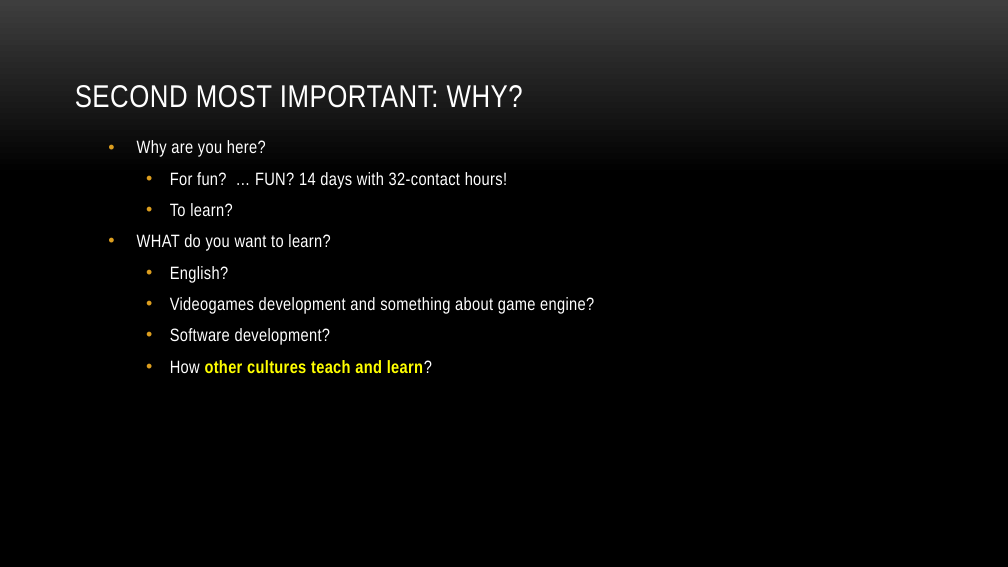
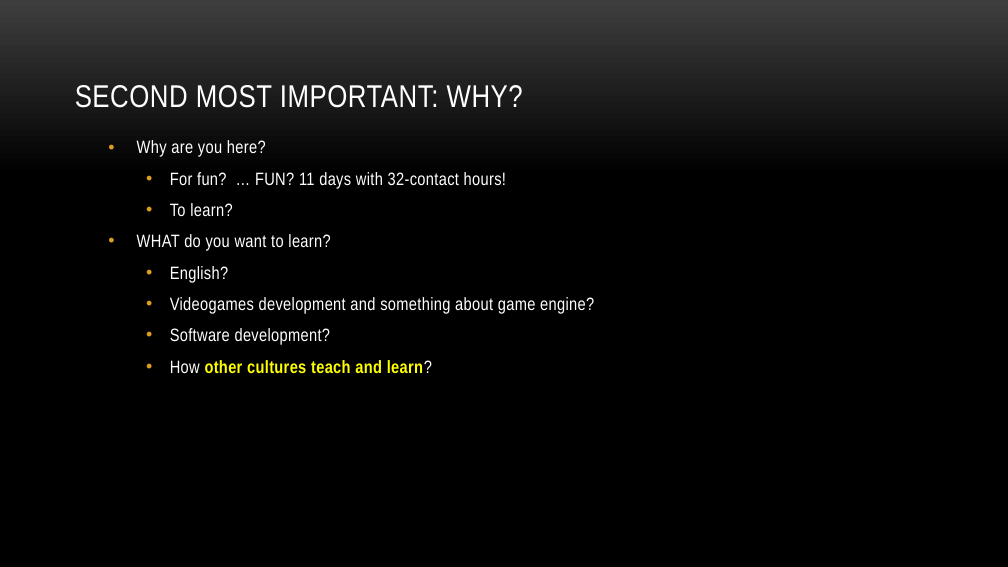
Before and after one commit to myuwbclasses/IntroGameDev-XJTU, a slide deck: slide 3 of PPT/Intro.pptx. Drawn at 1008x567 pixels with LibreOffice and Linux fonts; fonts in the diff are those of the drawing; background and template pictures are left out. Boxes give left, top, right and bottom in pixels: in the first picture for what was removed or moved away, otherwise in the second. Text is boxed around its words. In the diff, an @@ line names an element or a change of style, - is before the commit and + after.

```diff
--- a/PPT/Intro.pptx
+++ b/PPT/Intro.pptx
@@ text at [170, 172, 506, 189]: text changed @@
-  • For fun? … FUN? 14 days with 32-contact hours!
+  • For fun? … FUN? 11 days with 32-contact hours!
```
Also in this commit, not shown: 7 other slides changed, 2 slides added, 1 slide removed.
